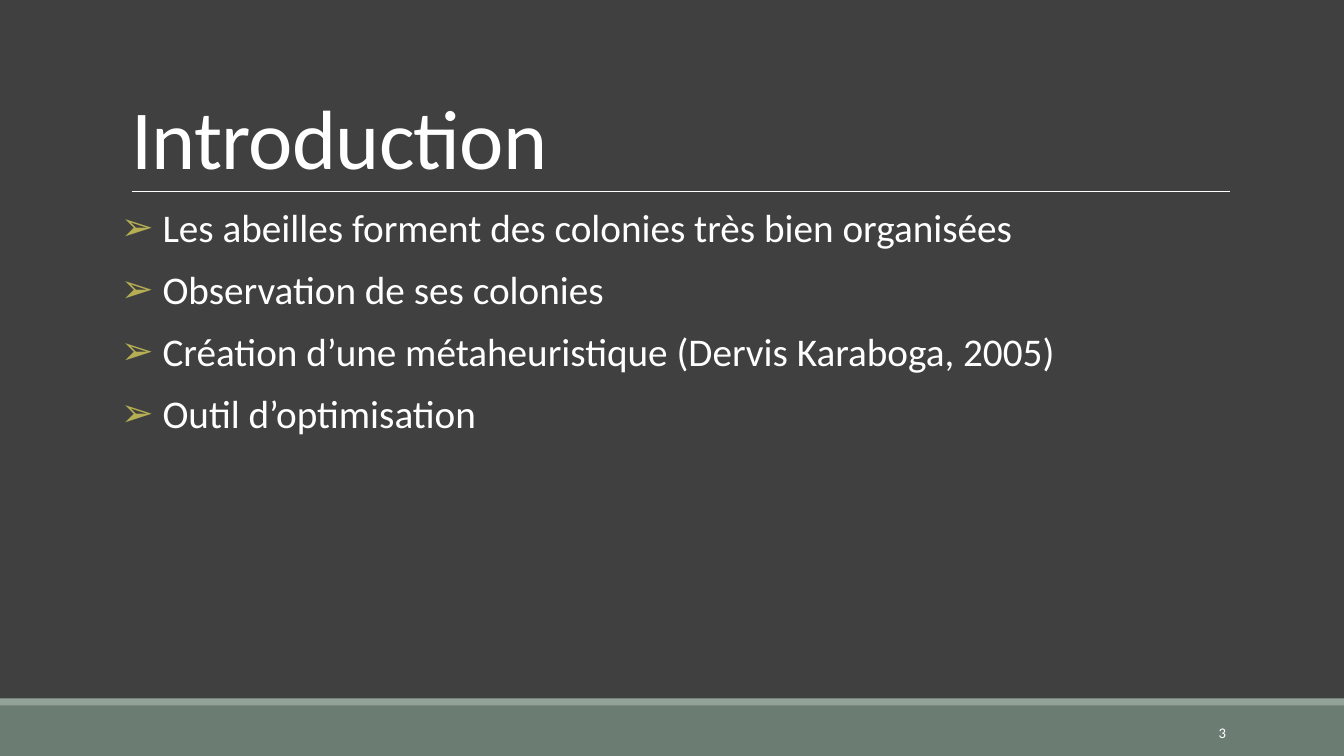
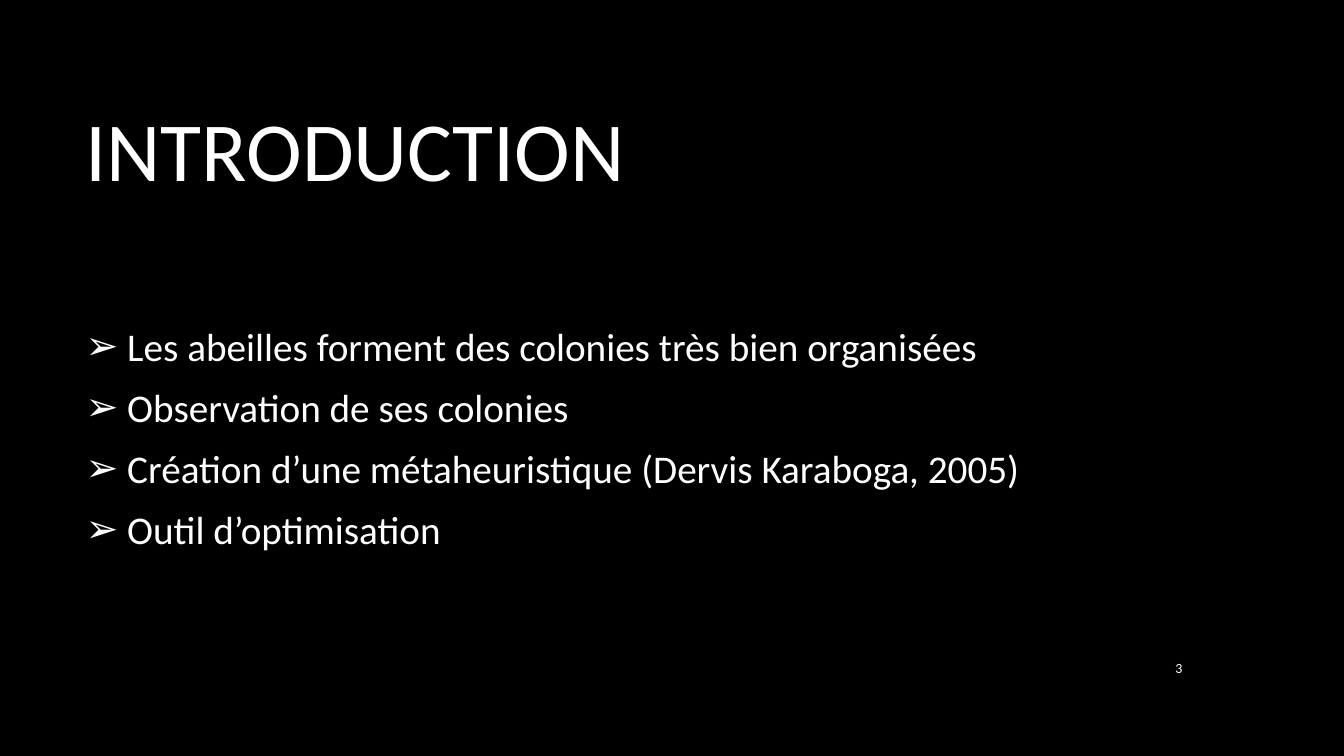
Before and after one commit to Olivier-Delierre/ABC-Algorithm, a slide deck: slide 3 of doc/diapo.pptx. Drawn at 1344x756 pixels with LibreOffice and Linux fonts; fonts in the diff are those of the drawing; background and template pictures are left out. Boxes give left, top, right and bottom in pixels: in the first picture for what was removed or moved away, otherwise in the second. Text is boxed around its words. In the diff, an @@ line names an element or a change of style, - is before the commit and + after.

```diff
--- a/doc/diapo.pptx
+++ b/doc/diapo.pptx
@@ background #404040 to picture (left out) @@
@@ title "INTRODUCTION" at (x1=86, y1=126, x2=625, y2=182): vertical alignment bottom to middle @@
@@ title at (x1=86, y1=126, x2=625, y2=182): text changed @@
-Introduction
+INTRODUCTION
@@ line removed from (132, 192) to (1231, 192) @@
@@ text "Les abeilles forment des colonies ..." moved from (x1=163, y1=214, x2=1054, y2=435) to (x1=127, y1=333, x2=1019, y2=551) @@
@@ text "Les abeilles forment des colonies ..." at (x1=127, y1=333, x2=1019, y2=551): indent changed; line spacing 0.9 to 1; less space between paragraphs; bullet colour #B5AE53 to #FFFFFF; vertical alignment top to middle @@
@@ page number moved from (x1=1219, y1=728, x2=1226, y2=738) to (x1=1175, y1=664, x2=1182, y2=673) @@
@@ page number at (x1=1175, y1=664, x2=1182, y2=673): size 10.5 to 10 pt @@
@@ rectangle removed at (x1=0, y1=706, x2=1344, y2=756) @@
@@ rectangle removed at (x1=0, y1=699, x2=1344, y2=706) @@
```
Also in this commit, not shown: 5 other slides changed, 5 slides added, 2 slides removed.
